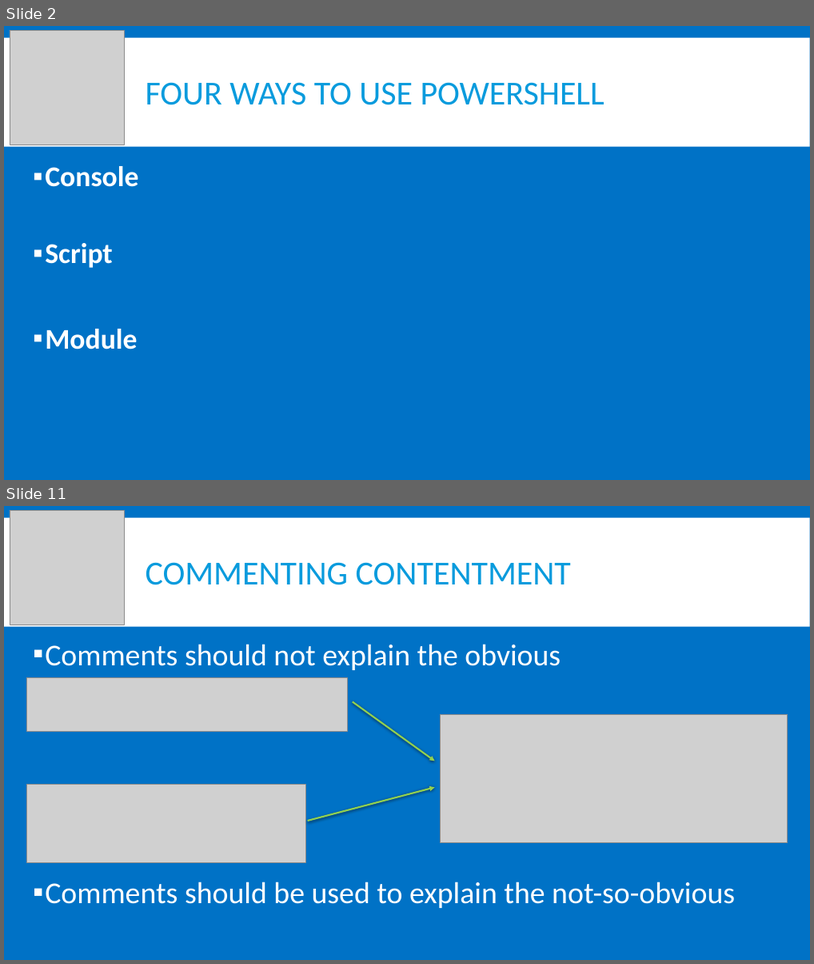
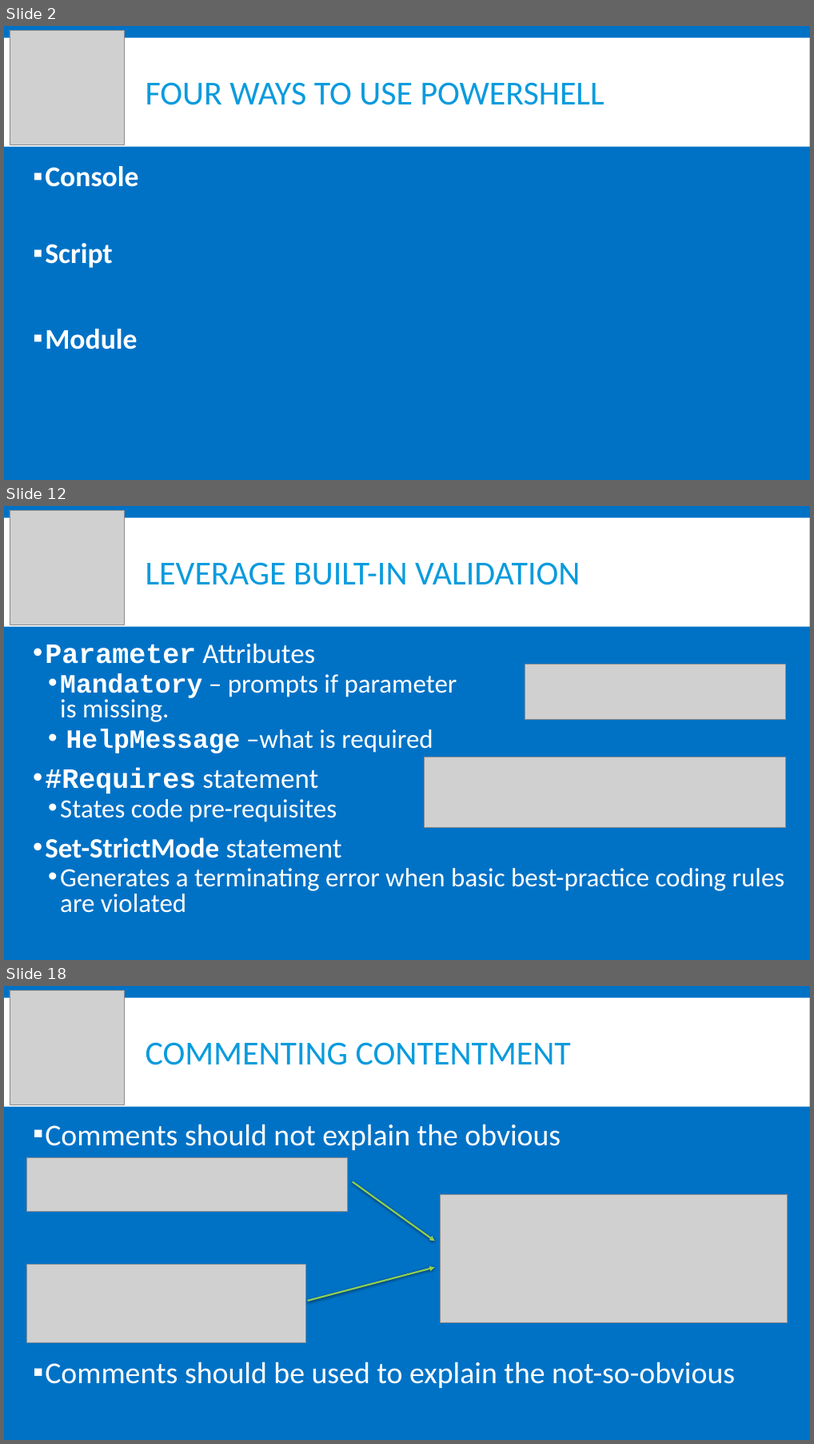
Before and after one commit to powershellorguk/Scotland, a slide deck: 2017/June/Coding For Strangers.pptx. Shown one above the other, each under a label of ours: slides 2 and 11 before the commit, slides 2, 12 and 18 after it; the slides between them are not shown. The pictures are 814x964 and 814x1444 pixels, drawn with LibreOffice and Linux fonts; fonts in the diff are those of the drawing; grey boxes stand for pictures. Boxes give left, top, right and bottom in pixels: in the first picture for what was removed or moved away, otherwise in the second. Text is boxed around its words. In the diff, an @@ line names an element or a change of style, - is before the commit and + after.

```diff
--- a/2017/June/Coding For Strangers.pptx
+++ b/2017/June/Coding For Strangers.pptx
@@ slide 12 added at (4, 506, 810, 960), background #0072C6; not listed: 1 template element that a slide beside it also shows @@
@@ picture added at (10, 510, 124, 624) @@
@@ title added at (146, 562, 580, 585), 40 pt, text #099BDD @@
+LEVERAGE BUILT-IN VALIDATION
@@ text added at (45, 643, 786, 912), 31.4 pt, text #FFFFFF @@
+• Parameter Attributes
+  • Mandatory – prompts if parameter
+    is missing.
+  • HelpMessage –what is required
+• #Requires statement
+  • States code pre-requisites
+• Set-StrictMode statement
+  • Generates a terminating error when basic best-practice coding rules are violated
@@ picture added at (525, 664, 786, 720) @@
@@ picture added at (425, 757, 787, 828) @@
@@ what was slide 11 is now slide 18 @@
```
Also in this commit, not shown: 7 slides changed, 12 other slides added, 4 slides removed, 1 other file.
